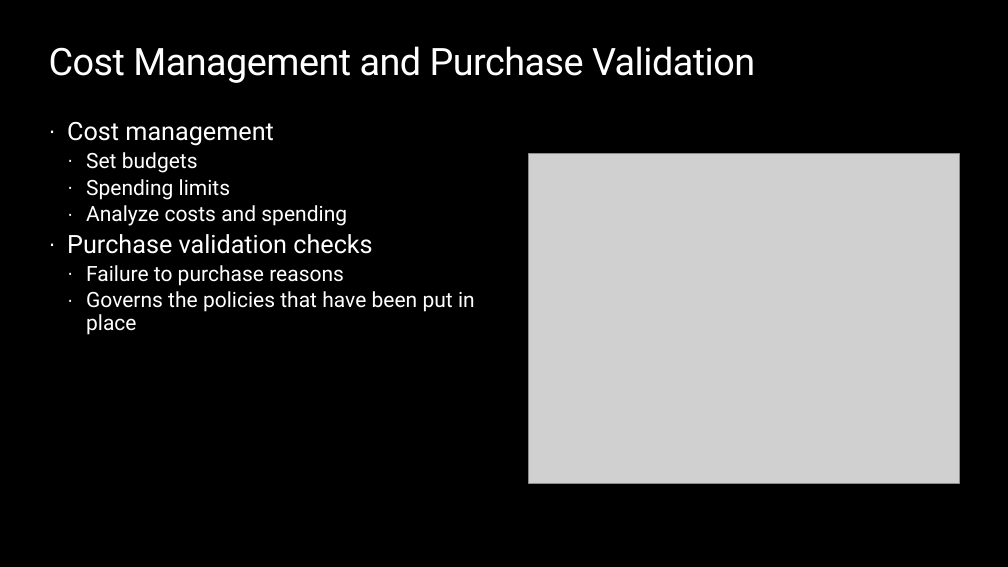
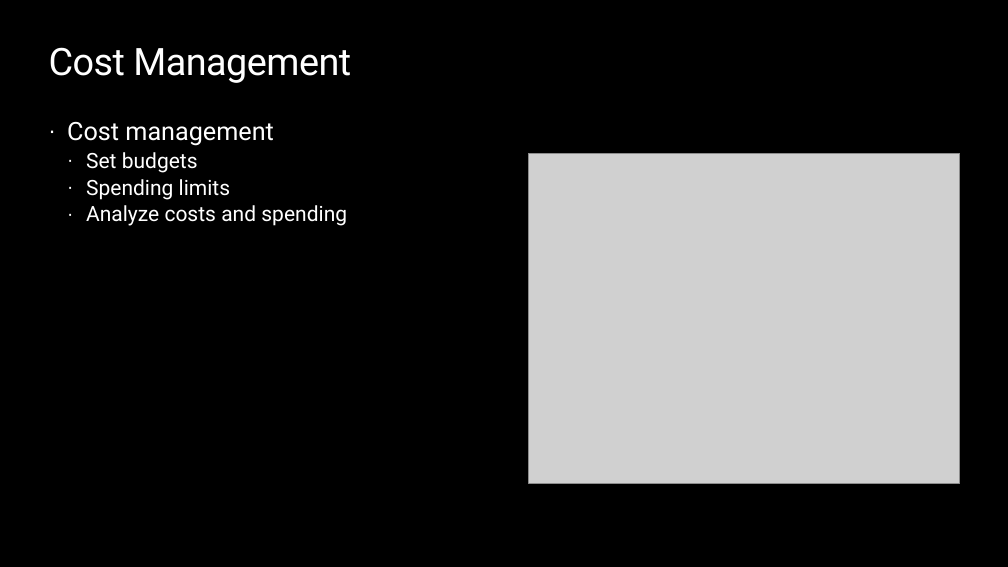
Before and after one commit to opsgility/marketplace, a slide deck: slide 24 of azure-marketplace-workshop/Day 1 - Skilling Deck for Microsoft Marketplace.pptx. Drawn at 1008x567 pixels with LibreOffice and Linux fonts; fonts in the diff are those of the drawing; grey boxes stand for pictures; background and template pictures are left out. Boxes give left, top, right and bottom in pixels: in the first picture for what was removed or moved away, otherwise in the second. Text is boxed around its words. In the diff, an @@ line names an element or a change of style, - is before the commit and + after.

```diff
--- a/azure-marketplace-workshop/Day 1 - Skilling Deck for Microsoft Marketplace.pptx
+++ b/azure-marketplace-workshop/Day 1 - Skilling Deck for Microsoft Marketplace.pptx
@@ title at bbox=[49, 47, 351, 83]: text changed @@
-Cost Management and Purchase Validation
+Cost Management
@@ text at bbox=[67, 234, 475, 335]: paragraphs removed @@
-· Purchase validation checks
-  · Failure to purchase reasons
-  · Governs the policies that have been put in place
```
Also in this commit, not shown: 18 other slides changed, 1 slide added, 1 other file.
